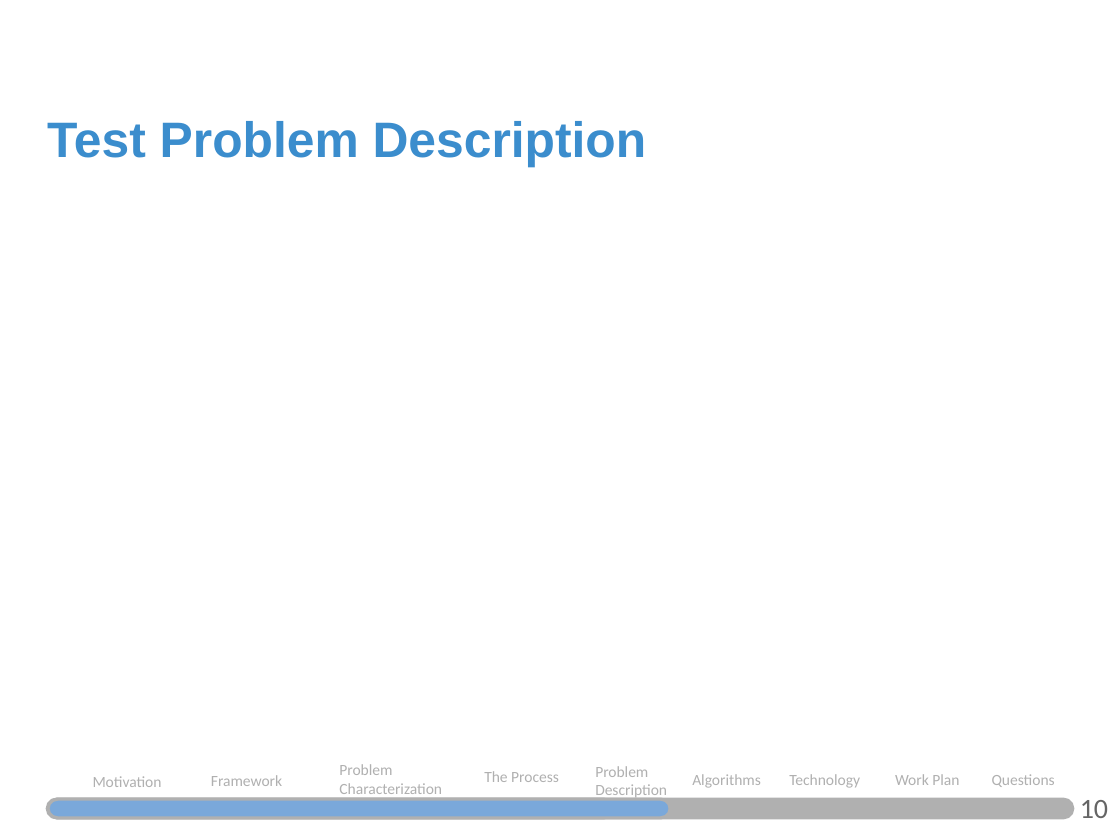
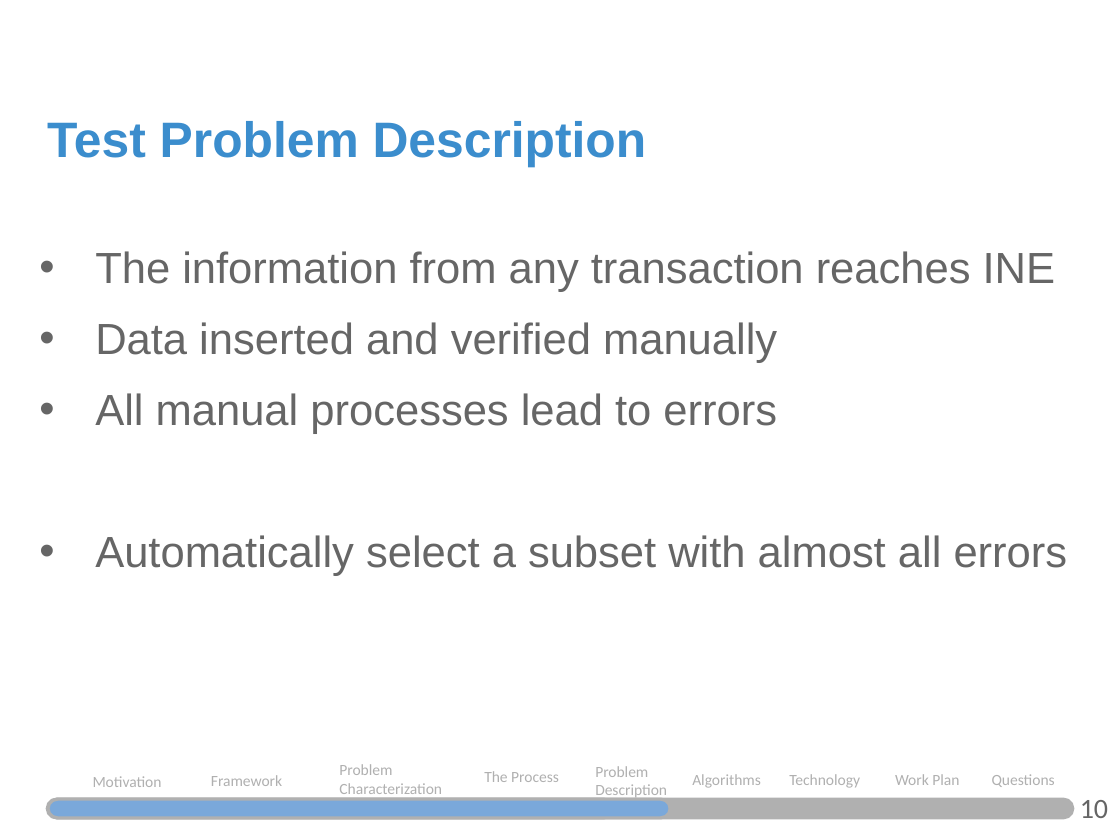
Before and after one commit to JosePedroMarques/DMMarket, a slide deck: slide 12 of SSIM-Intermediate.pptx. Drawn at 1120x840 pixels with LibreOffice and Linux fonts; fonts in the diff are those of the drawing. Boxes give left, top, right and bottom in pixels: in the first picture for what was removed or moved away, otherwise in the second. Text is boxed around its words. In the diff, an @@ line names an element or a change of style, - is before the commit and + after.

```diff
--- a/SSIM-Intermediate.pptx
+++ b/SSIM-Intermediate.pptx
@@ text added at (x1=95, y1=251, x2=1068, y2=576), 28 pt, text #666666 @@
+• The information from any transaction reaches INE
+• Data inserted and verified manually
+• All manual processes lead to errors
+• Automatically select a subset with almost all errors
```
Also in this commit, not shown: 1 other file.
